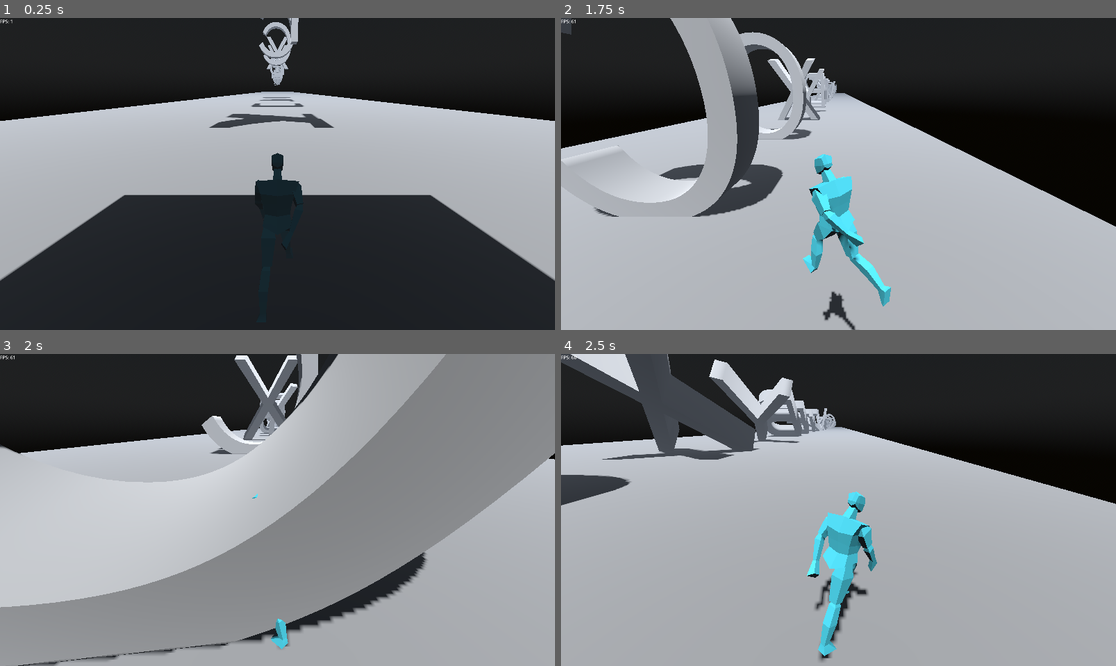
Above: before the commit, frames 1-4 (two rows, left to right).
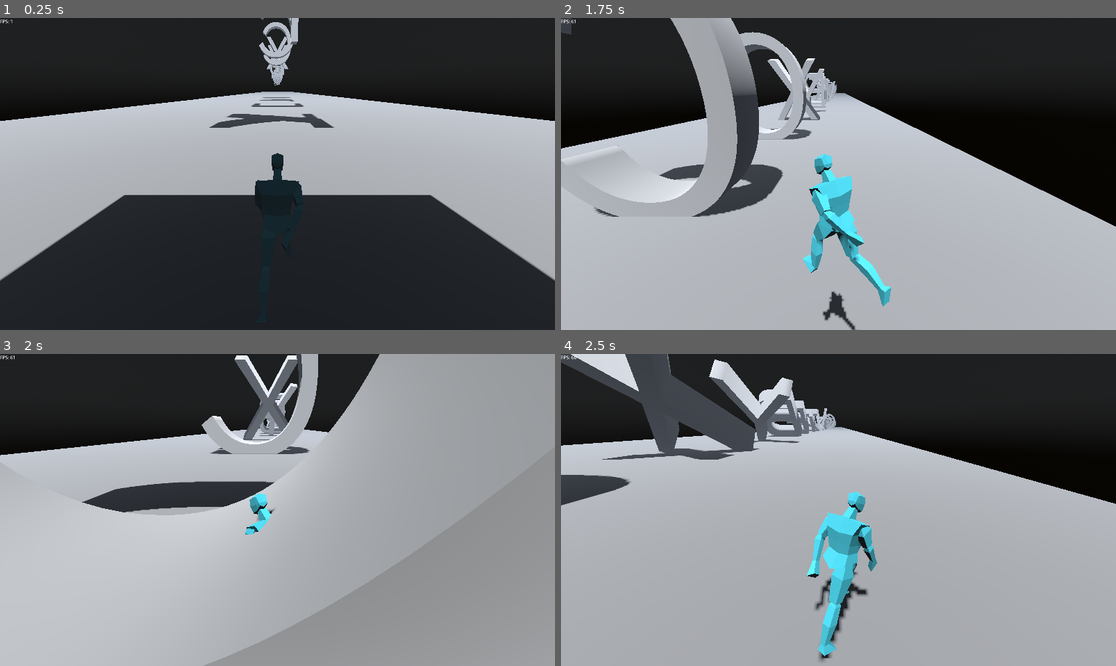
Above: after the commit, the same moments.

Repository: Togira123/Escape-the-Server
Game: Godot game, scene res://scenes/main.tscn
Two runs of this game, one before a commit and one after it. Both use one fixed random seed, a clock stepped at 60 frames per second and the inputs below.
Inputs:
- Up to frame 1 (0.25 s): no input
- Up to frame 2 (1.75 s): hold D (move_right) 0.53-1.28 s; tap Space (jump) at 0.77, 1.52 s; hold A (move_left) from 1.28 s (still down)
- Up to frame 3 (2 s): keep holding A (move_left)
- Up to frame 4 (2.5 s): release A (move_left) at 2.03 s; hold D (move_right) from 2.03 s (still down)

Frames 1-2 are identical in both runs. In frame 3, 45% of the frame differs, in the area x 0-100%, y 0-100%; in frame 4, nothing differs.

Commit message:
added collisions for player

Diff:
--- a/scenes/new_player.tscn
+++ b/scenes/new_player.tscn
@@ -427,6 +427,7 @@
 node_connections = [&"output", 0, &"BlendSpace1D"]
 
 [node name="Player" type="CharacterBody3D"]
+collision_layer = 8
 script = ExtResource("1_qti4c")
 
 [node name="Armature" type="Node3D" parent="."]
@@ -436,7 +437,7 @@
 bones/0/parent = -1
 bones/0/rest = Transform3D(1, 7.54952e-15, 2.38419e-07, -8.08066e-09, 0.999425, 0.0338927, -2.38282e-07, -0.0338927, 0.999425, 0, 1.03919, 0)
 bones/0/enabled = true
-bones/0/position = Vector3(1.40225e-12, 1.03251, -2.22352e-09)
+bones/0/position = Vector3(2.41395e-12, 1.03264, -2.08986e-09)
 bones/0/rotation = Quaternion(-0.0169488, 1.19192e-07, -2.02046e-09, 0.999856)
 bones/0/scale = Vector3(1, 1, 1)
 bones/1/name = "head"
@@ -451,7 +452,7 @@
 bones/2/rest = Transform3D(-0.903905, 0.427493, -0.014317, -0.427487, -0.904014, -0.00362929, -0.0144943, 0.0028398, 0.999891, 0.199461, 0.509309, -0.0166663)
 bones/2/enabled = true
 bones/2/position = Vector3(0.199461, 0.509309, -0.0166663)
-bones/2/rotation = Quaternion(-0.0148148, 0.0123525, 0.985358, -0.169403)
+bones/2/rotation = Quaternion(-0.0147807, 0.0123593, 0.985485, -0.168669)
 bones/2/scale = Vector3(0.999999, 1, 1)
 bones/3/name = "lowerarm.l"
 bones/3/parent = 2
@@ -465,28 +466,28 @@
 bones/4/rest = Transform3D(-0.997591, 0.0694736, 0.00018024, -0.0694349, -0.996927, -0.0362756, -0.00234052, -0.0362004, 0.999344, 0.0927817, 0.0300752, -0.0104341)
 bones/4/enabled = true
 bones/4/position = Vector3(0.0927817, 0.0300752, -0.0104341)
-bones/4/rotation = Quaternion(-0.00512505, 0.0206106, 0.999396, -0.0275006)
+bones/4/rotation = Quaternion(-0.00512047, 0.0204106, 0.999399, -0.0275362)
 bones/4/scale = Vector3(1.00002, 0.999999, 1.00001)
 bones/5/name = "lowerleg.l"
 bones/5/parent = 4
 bones/5/rest = Transform3D(0.999871, -0.0160162, -0.0014503, 0.0160817, 0.996007, 0.0878173, 3.80125e-05, -0.0878292, 0.996135, -1.26857e-08, 0.486798, 6.18456e-11)
 bones/5/enabled = true
 bones/5/position = Vector3(-1.26857e-08, 0.486798, 6.18456e-11)
-bones/5/rotation = Quaternion(-0.122596, -0.000369901, 0.0224035, 0.992204)
+bones/5/rotation = Quaternion(-0.122532, -0.000369903, 0.0223918, 0.992212)
 bones/5/scale = Vector3(1, 1, 1)
 bones/6/name = "foot.l"
 bones/6/parent = 5
 bones/6/rest = Transform3D(0.999874, -0.00668741, 0.0143948, 0.0158086, 0.338349, -0.940888, 0.00142162, 0.940997, 0.338413, -7.6916e-09, 0.494695, -3.60887e-09)
 bones/6/enabled = true
 bones/6/position = Vector3(-7.6916e-09, 0.494695, -3.60887e-09)
-bones/6/rotation = Quaternion(0.606236, -0.00338324, 0.00273935, 0.795273)
+bones/6/rotation = Quaternion(0.606078, -0.0033613, 0.00277149, 0.795393)
 bones/6/scale = Vector3(1, 1, 1)
 bones/7/name = "upperarm.r"
 bones/7/parent = 0
 bones/7/rest = Transform3D(-0.903905, -0.427493, 0.0143165, 0.427487, -0.904014, -0.00362929, 0.0144938, 0.0028396, 0.999891, -0.199461, 0.509309, -0.0166664)
 bones/7/enabled = true
 bones/7/position = Vector3(-0.199461, 0.509309, -0.0166664)
-bones/7/rotation = Quaternion(0.0159218, -0.00757486, 0.981275, 0.191806)
+bones/7/rotation = Quaternion(0.0159239, -0.0075813, 0.981447, 0.190919)
 bones/7/scale = Vector3(0.999999, 1, 1)
 bones/8/name = "lowerarm.r"
 bones/8/parent = 7
@@ -500,21 +501,21 @@
 bones/9/rest = Transform3D(-0.997591, -0.0694735, -0.000180643, 0.0694349, -0.996927, -0.0362756, 0.00234012, -0.0362004, 0.999344, -0.0927817, 0.0300752, -0.0104342)
 bones/9/enabled = true
 bones/9/position = Vector3(-0.0927817, 0.0300752, -0.0104342)
-bones/9/rotation = Quaternion(0.00512495, 0.0206111, 0.999396, 0.0275005)
+bones/9/rotation = Quaternion(0.00512037, 0.0204111, 0.999399, 0.0275361)
 bones/9/scale = Vector3(1.00002, 0.999999, 1.00001)
 bones/10/name = "lowerleg.r"
 bones/10/parent = 9
 bones/10/rest = Transform3D(0.999871, 0.0160162, 0.0014503, -0.0160817, 0.996007, 0.0878173, -3.80127e-05, -0.0878292, 0.996135, -2.08375e-08, 0.486799, -1.2169e-09)
 bones/10/enabled = true
 bones/10/position = Vector3(-2.08375e-08, 0.486799, -1.2169e-09)
-bones/10/rotation = Quaternion(-0.122597, 0.000369901, -0.0224038, 0.992204)
+bones/10/rotation = Quaternion(-0.122533, 0.000369904, -0.022392, 0.992212)
 bones/10/scale = Vector3(1, 1, 1)
 bones/11/name = "foot.r"
 bones/11/parent = 10
 bones/11/rest = Transform3D(0.999874, 0.0066874, -0.0143948, -0.0158086, 0.338349, -0.940888, -0.00142161, 0.940997, 0.338412, 1.60734e-08, 0.494695, -3.25963e-09)
 bones/11/enabled = true
 bones/11/position = Vector3(1.60734e-08, 0.494695, -3.25963e-09)
-bones/11/rotation = Quaternion(0.606237, 0.00338339, -0.00273928, 0.795272)
+bones/11/rotation = Quaternion(0.606079, 0.00336145, -0.00277143, 0.795393)
 bones/11/scale = Vector3(1, 1, 1)
 
 [node name="Cube" type="MeshInstance3D" parent="Armature/Skeleton3D"]
@@ -534,3 +535,14 @@
 tree_root = SubResource("AnimationNodeBlendTree_84w2m")
 anim_player = NodePath("../AnimationPlayer")
 parameters/BlendSpace1D/blend_position = 0
+
+[node name="Hitbox" type="Area3D" parent="."]
+collision_layer = 0
+collision_mask = 4
+monitorable = false
+
+[node name="CollisionShape3D" type="CollisionShape3D" parent="Hitbox"]
+transform = Transform3D(1, 0, 0, 0, 1, 0, 0, 0, 1, 0, 2, 0)
+shape = SubResource("CapsuleShape3D_xvnyx")
+
+[connection signal="area_entered" from="Hitbox" to="." method="_on_hitbox_area_entered"]
--- a/scripts/new_player.gd
+++ b/scripts/new_player.gd
@@ -47,3 +47,7 @@
 		level.spawn_module(level.module_count * level.OFFSET)
 
 	move_and_slide()
+
+
+func _on_hitbox_area_entered(area):
+	print("Hit letter!") # Replace with function body.
